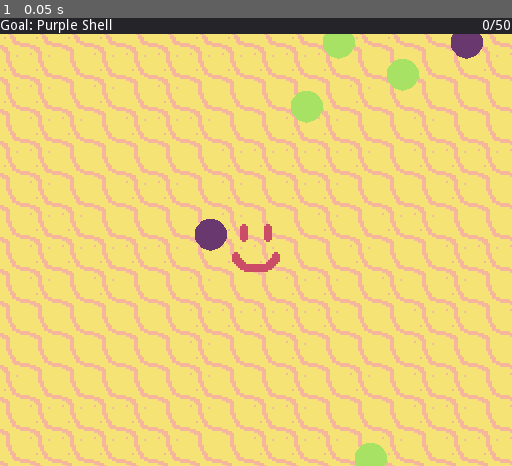
Above: before the commit, frame 1.
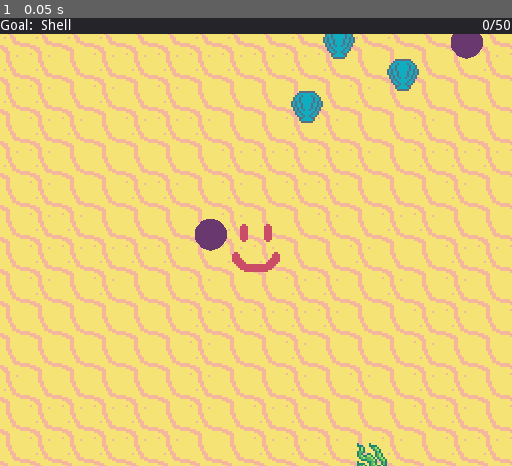
Above: after the commit, the same moment.

Repository: itemcrate/global-game-jam-2019
Game: Godot game, scene res://screens/overworld/Overworld.tscn
The game is run twice, just before and just after one commit, with the same random seed, the same clock (stepped at 60 frames per second) and the same inputs. This scene is started directly instead of the project's main scene. Sound files missing from this copy of the repository are replaced by a short silence.
Inputs:
- Up to frame 1 (0.05 s): no input

The runs differ from the first frame. In frame 1, 1.5% of the frame differs, in the area x 7-82%, y 0-100%.
Error in both runs: Invalid get index 'LOSE' (on base: 'Node (gameState.gd)'). (res://entities/player/player.gd:16)

Commit message:
Codifies collectible colors and pickup incrementing

Diff:
--- a/autoload/gameData.gd
+++ b/autoload/gameData.gd
@@ -1,6 +1,9 @@
 extends Node
 
+onready var colors = ["blue", "green", "red"]
+
 var game_data = {
+	"colorRequired": "",
 	"totalCollected": 0,
 	"totalRequired": 50
 }
@@ -32,7 +35,9 @@
 
 # Resets data model
 func reset():
+	randomize()
 	self.game_data = {
+		"colorRequired": colors[randi() % (colors.size() - 1)],
 		"totalCollected": 0,
 		"totalRequired": 50
 	}
--- a/entities/HUD/HUD.gd
+++ b/entities/HUD/HUD.gd
@@ -2,7 +2,7 @@
 
 func _ready():
 	update_progress()
-	set_goal_label("Purple Shell")
+	set_goal_label(GameData.get("colorRequired").capitalize() + " Shell")
 	$AnimationPlayer/AlertContainer/AlertLabel.hide()
 
 func update_progress():
--- a/entities/collectible/collectible.gd
+++ b/entities/collectible/collectible.gd
@@ -1,16 +1,24 @@
 extends Area2D
 
-# Temporary draw override for visual representation of collectible
-# Remove this when wave assets are added
-func _draw():
-	draw_circle(Vector2(0,0), 8, Color("A8E365"))
+onready var sprite = $collectibleSprite
+onready var texture_base = "res://assets/sprites/"
+
+var color
+var color_options = ["blue", "green", "red"]
+var texture
 
 func _ready():
-	pass
+	# Randomly assign a collectible value
+	randomize()
+	var random_int = randi() % (color_options.size() - 1)
+	color = color_options[random_int]
+	texture = load(texture_base + color + "_pickup" + String(random_int + 1) + ".png")
+	sprite.texture = texture
 
 # SIGNALS
 
 func _on_collectible_body_entered(body):
 	if body.is_in_group("player"):
-		GameData.increment("totalCollected")
+		if self.color == GameData.get("colorRequired"):
+			GameData.increment("totalCollected")
 		self.queue_free()
--- a/entities/collectible/collectible.tscn
+++ b/entities/collectible/collectible.tscn
@@ -8,7 +8,7 @@
 radius = 8.0
 height = 16.0
 
-[node name="collectible" type="Area2D" index="0"]
+[node name="collectible" type="Area2D"]
 
 input_pickable = true
 gravity_vec = Vector2( 0, 1 )
@@ -23,4 +23,6 @@
 
 shape = SubResource( 1 )
 
+[node name="collectibleSprite" type="Sprite" parent="." index="1"]
+
 [connection signal="body_entered" from="." to="." method="_on_collectible_body_entered"]
